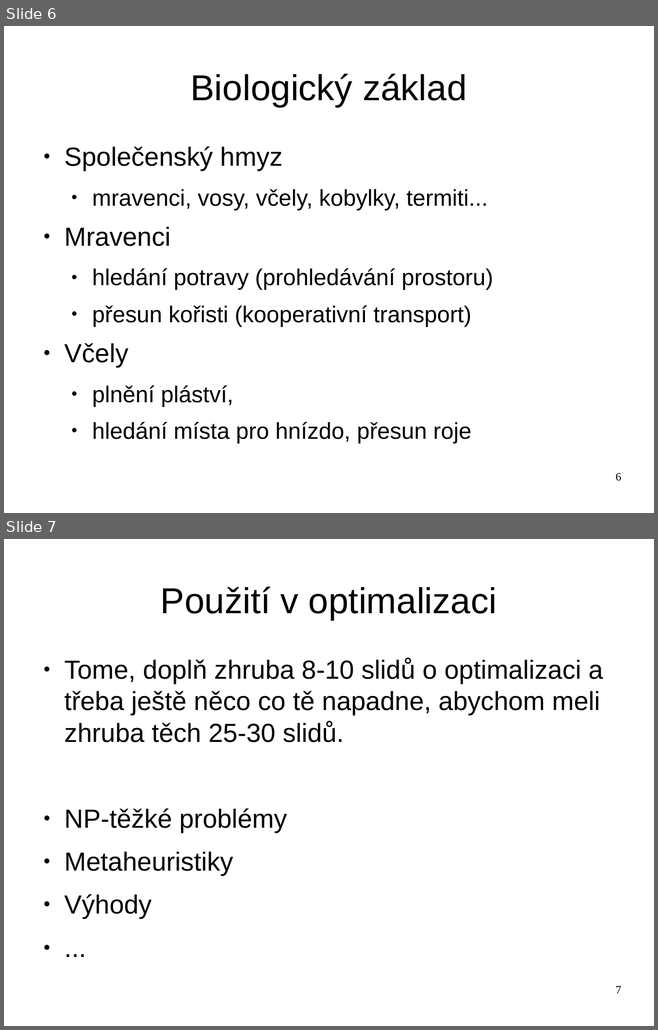
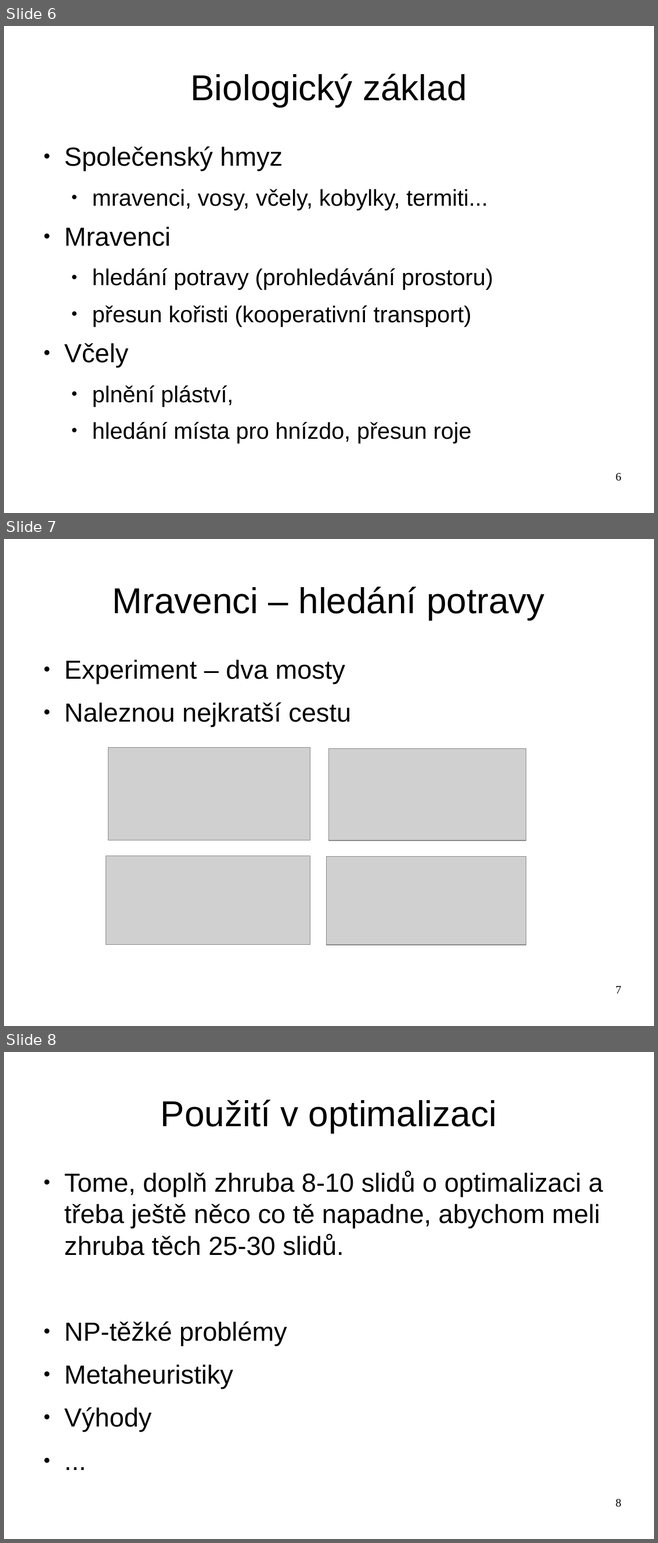
Before and after one commit to hellerstanislav/sin, a slide deck: presentation/swarm.odp. Shown one above the other, each under a label of ours: slides 6 and 7 before the commit, slides 6, 7 and 8 after it. The pictures are 658x1030 and 658x1543 pixels, drawn with LibreOffice and Linux fonts; fonts in the diff are those of the drawing; grey boxes stand for pictures. Boxes give left, top, right and bottom in pixels: in the first picture for what was removed or moved away, otherwise in the second. Text is boxed around its words. In the diff, an @@ line names an element or a change of style, - is before the commit and + after.

```diff
--- a/presentation/swarm.odp
+++ b/presentation/swarm.odp
@@ slide 7 added at (4, 539, 654, 1026), background #FFFFFF @@
@@ title added at (112, 587, 544, 620), 44 pt, text #000000 @@
+Mravenci – hledání potravy
@@ text added at (64, 660, 351, 727), 32 pt, text #000000 @@
+● Experiment – dva mosty
+● Naleznou nejkratší cestu
@@ picture added at (108, 748, 310, 840) @@
@@ picture added at (329, 748, 526, 840) @@
@@ picture added at (106, 856, 310, 945) @@
@@ picture added at (326, 857, 526, 945) @@
@@ page number added at (615, 986, 621, 994), 14 pt, text #000000 @@
+7
@@ what was slide 7 is now slide 8 @@
@@ page number at (615, 1499, 621, 1507): text changed @@
-7
+8
```
Also in this commit, not shown: 1 slide changed, 1 other file.
